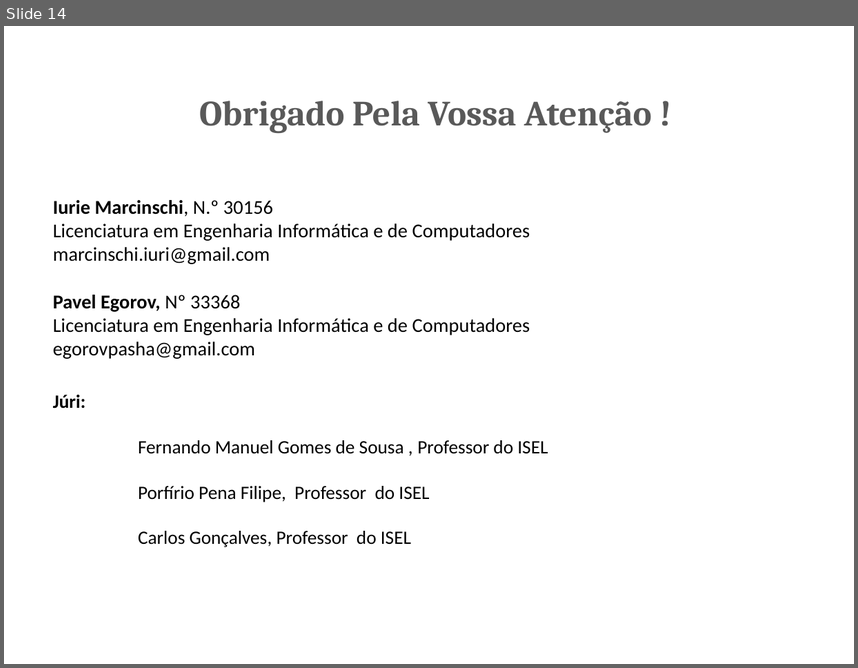
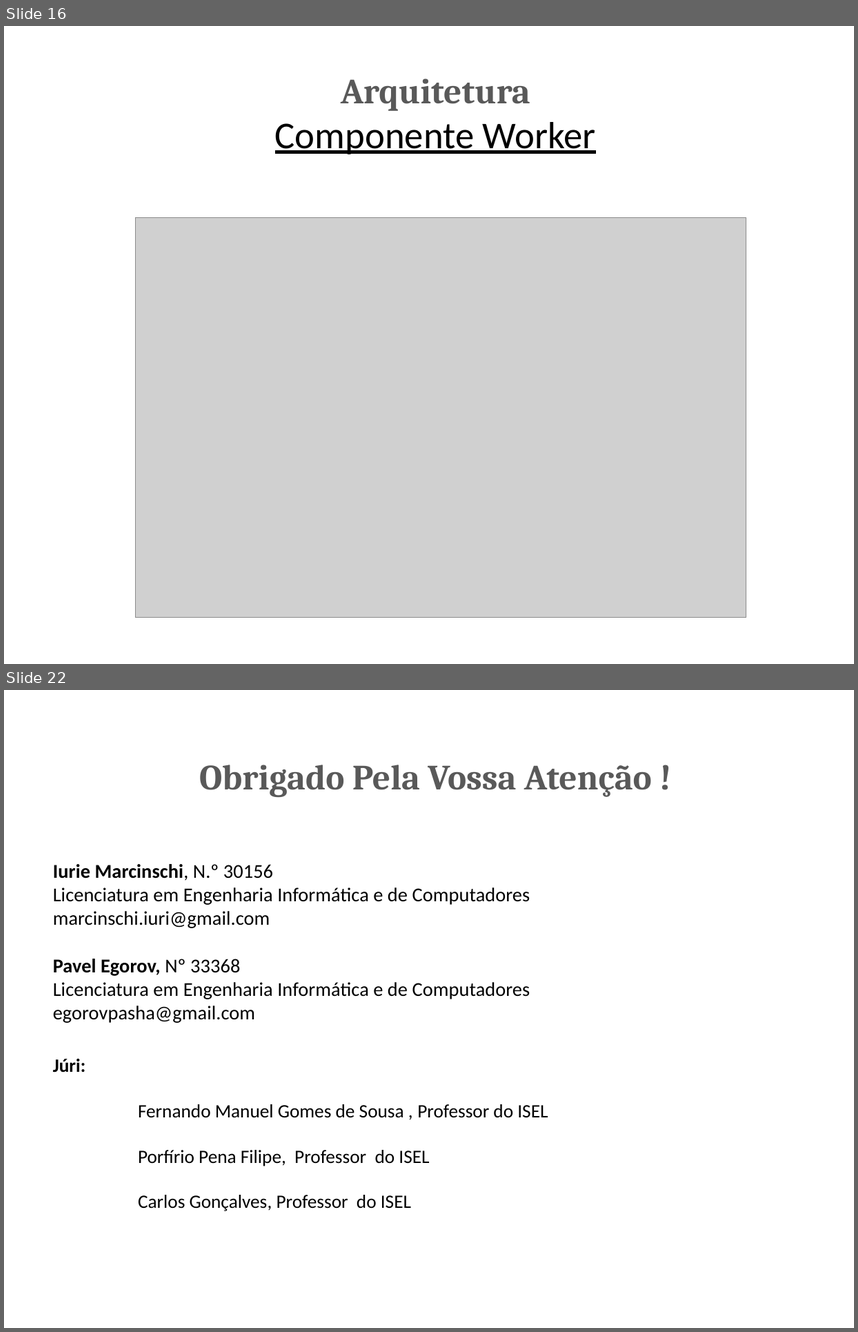
Before and after one commit to marcinschi-iuri/ciaasDocs, a slide deck: PCIS.pptx. Shown one above the other, each under a label of ours: slide 14 before the commit, slides 16 and 22 after it; the slides between them are not shown. The pictures are 858x668 and 858x1332 pixels, drawn with LibreOffice and Linux fonts; fonts in the diff are those of the drawing; grey boxes stand for pictures. Boxes give left, top, right and bottom in pixels: in the first picture for what was removed or moved away, otherwise in the second. Text is boxed around its words. In the diff, an @@ line names an element or a change of style, - is before the commit and + after.

```diff
--- a/PCIS.pptx
+++ b/PCIS.pptx
@@ slide 16 added at [4,26,854,664], background #FFFFFF @@
@@ title added at [275,78,596,154], 32 pt, text #000000, underline @@
+Arquitetura
+Componente Worker
@@ picture added at [136,217,746,617] @@
@@ what was slide 14 is now slide 22 @@
```
Also in this commit, not shown: 13 slides changed, 7 other slides added, 2 other files.
